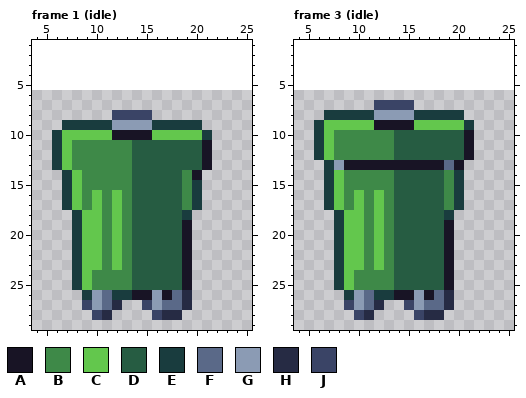
Pixel-art file: art/minis/bin@75.aseprite. Above, as it was before the edit.
24x24 pixels, 4 frames. Shown: frame 1 (idle): x 4..25, y 1..29; frame 3 (idle): x 4..25, y 1..29. The old version is drawn lined up with the new one, on the new canvas. The commit also changed other frames, which this record leaves out.
Palette (. is transparent): A #181425  B #3e8948  C #63c74d  D #265c42  E #193c3e  F #5a6988  G #8b9bb4  H #262b44  J #3a4466
Pixels before, frame 1 (idle), first column x 6:
 8 ......JJJJ......
 9 .EEEEEGGGGEEEEE.
10 ECCCCCAAAACCCCCE
11 ECBBBBBBDDDDDDDA
12 ECBBBBBBDDDDDDDA
13 ECBBBBBBDDDDDDDA
14 .ECBBBBBDDDDDBA.
15 .ECBBBBBDDDDDBE.
16 .ECBCBCBDDDDDBE.
17 .ECBCBCBDDDDDBE.
18 ..ECCBCBDDDDDE..
19 ..ECCBCBDDDDDA..
20 ..ECCBCBDDDDDA..
21 ..ECCBCBDDDDDA..
22 ..ECCBCBDDDDDA..
23 ..ECCBCBDDDDDA..
24 ..ECBBBBDDDDDA..
25 ..ECBBBBDDDDDA..
26 ...EGFEEAAGAFH..
27 ...JGFH..JGFFH..
28 ....JH....JHH...
Pixels before, frame 3 (idle), first column x 6:
 7 ......JJJJ......
 8 .EEEEEGGGGEEEEE.
 9 ECCCCCAAAACCCCCE
10 ECBBBBBBDDDDDDDA
11 ECBBBBBBDDDDDDDA
12 ECBBBBBBDDDDDDDA
13 .EGAAAAAAAAAAFA.
14 .ECBBBBBDDDDDBE.
15 .ECBBBBBDDDDDBE.
16 .ECBCBCBDDDDDBE.
17 .ECBCBCBDDDDDBE.
18 ..ECCBCBDDDDDE..
19 ..ECCBCBDDDDDA..
20 ..ECCBCBDDDDDA..
21 ..ECCBCBDDDDDA..
22 ..ECCBCBDDDDDA..
23 ..ECCBCBDDDDDA..
24 ..ECBBBBDDDDDA..
25 ..ECBBBBDDDDDA..
26 ...EGFEEAAGAFH..
27 ...JGFH..JGFFH..
28 ....JH....JHH...
The same view after the edit:
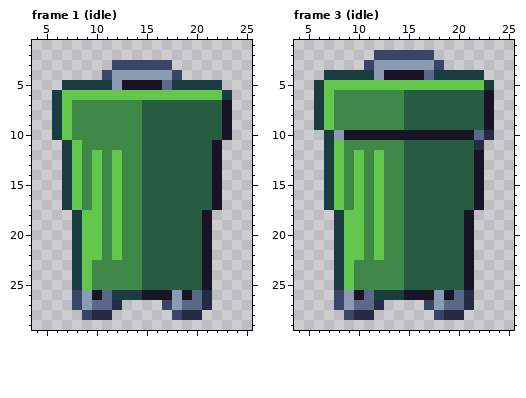
Change:
canvas 24x24 -> 30x30, the old top-left corner now at 2,6
Changed rows in their new state; - is an unchanged pixel.
Frame 1 (idle):
first column x 6:
 3 ------JJJJJJ------
 4 -----JGGGGGGJ-----
 5 -EEEEEGAAAAFEEEEE-
 6 ECCCCCCCCCCCCCCCCE
 7 ECBBBBBBBDDDDDDDDA
 8 ECBBBBBBBDDDDDDDDA
 9 ECBBBBBBBDDDDDDDDA
10 --BBBBBBBDDDDDDDDA
11 .EC-----B------DA-
12 .EC-C-C-B------DA-
13 .EC-C-C-B------DA-
14 ----C-C-B----DDDA-
15 ----C-C-B----DDDA-
16 --------B----DDDA-
17 --------B----DDDA-
18 --------B----DDA--
19 --------B----DDA--
20 --------B----DDA--
21 --------B----DDA--
22 --------B----DDA--
23 ----B-B-B----DDA--
24 --------B----DDA--
25 --------B----DDA--
26 --JGA---E-A-GAFH--
27 --JGF----..JGFFH--
28 ---JH-----..JHH---
Frame 3 (idle):
first column x 6:
 2 ------JJJJJJ------
 3 -----JGGGGGGJ-----
 4 -EEEEEGAAAAFEEEEE-
 5 ECCCCCCCCCCCCCCCCE
 6 ECBBBBBBBDDDDDDDDA
 7 ECBBBBBBBDDDDDDDDA
 8 ECBBBBBBBDDDDDDDDA
 9 --BBBBBBBDDDDDDDDA
10 .EGAAAAAAAAAAAA-FH
11 .EC-----B------DH-
12 .EC-C-C-B------DA-
13 --CBCBCBBDDDDDDDA-
14 ----C-C-B----DDDA-
15 ----C-C-B----DDDA-
16 --------B----DDDA-
17 --------B----DDDA-
18 --------B----DDA--
19 --------B----DDA--
20 --------B----DDA--
21 --------B----DDA--
22 --------B----DDA--
23 ----B-B-B----DDA--
24 --------B----DDA--
25 --------B----DDA--
26 --JGA---E-A-GAFH--
27 --JGF----..JGFFH--
28 ---JH-----..JHH---
Changed places in both pictures, as pixel boxes (x1, y1, x2, y2):
changed: (52, 60, 232, 320)
changed: (314, 50, 494, 320)
